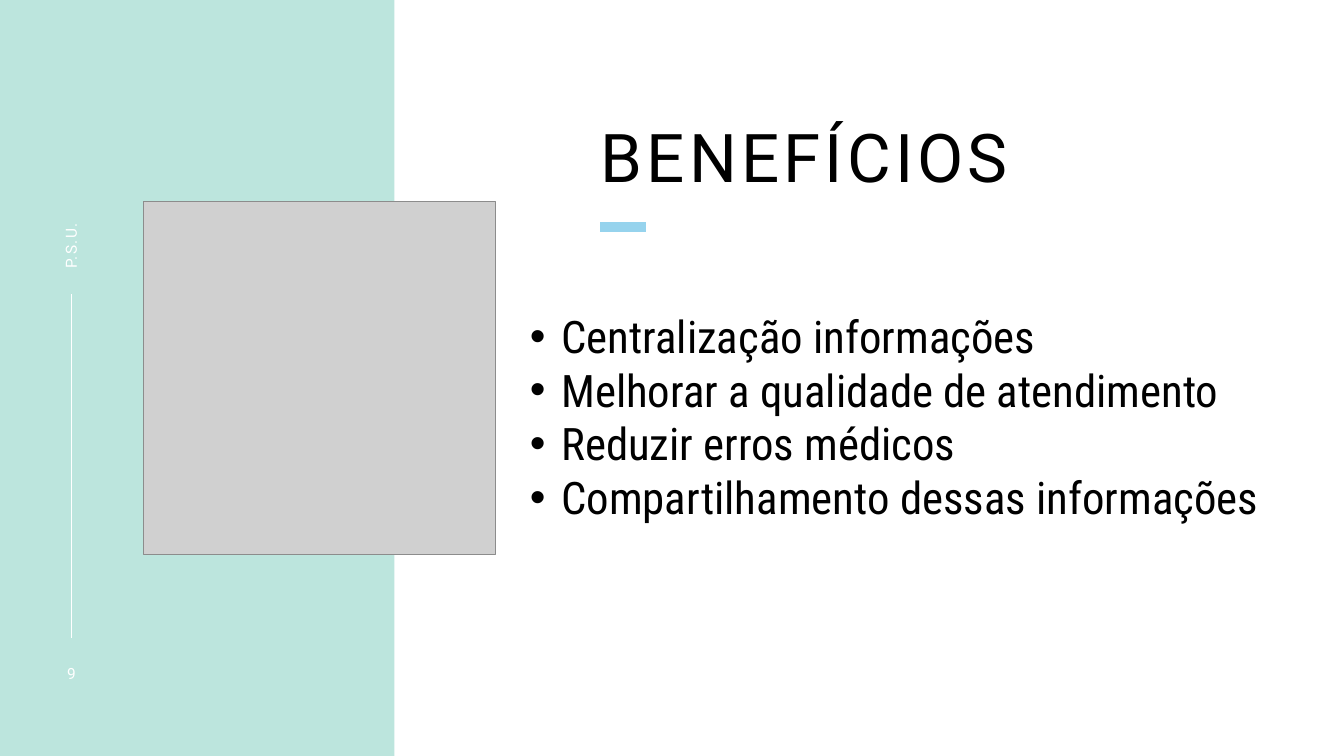
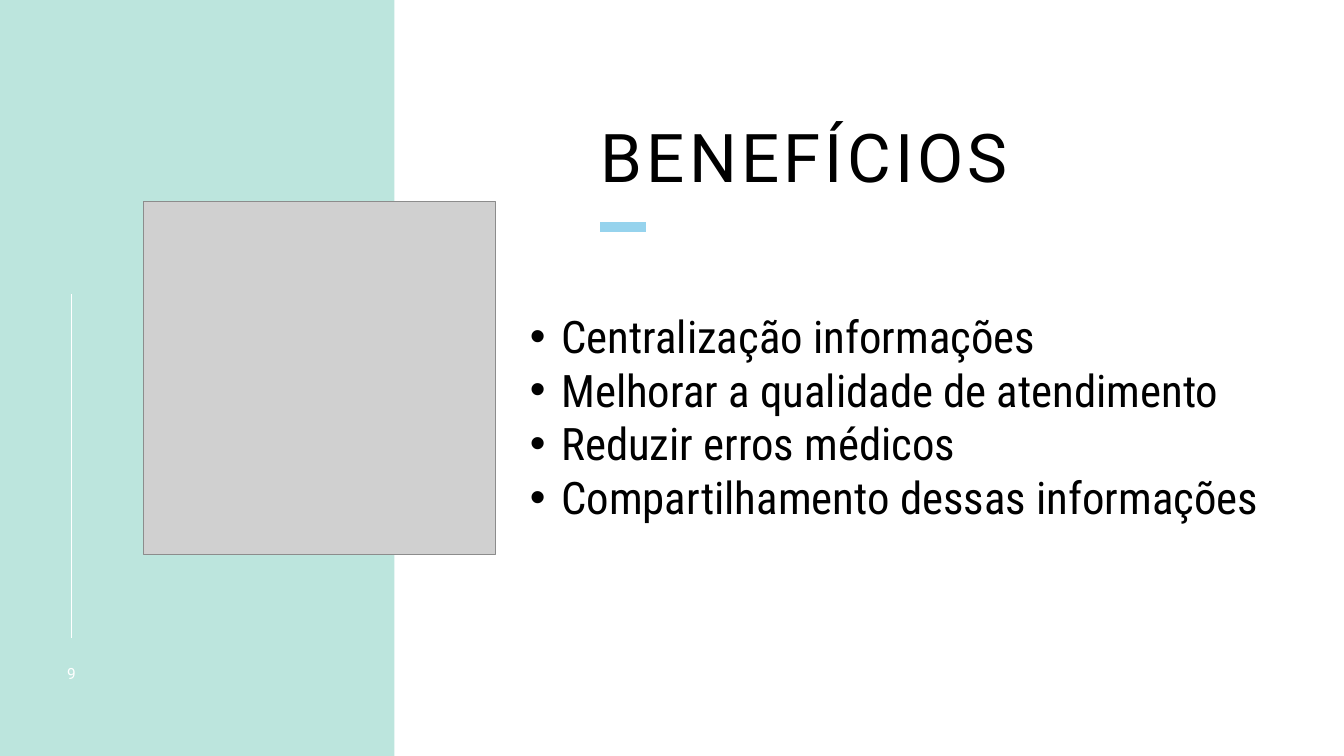
Before and after one commit to tbgbarros/PI-2-DSM2SEM, a slide deck: slide 9 of APRESENTAÇÕES/PSU.pptx. Drawn at 1344x756 pixels with LibreOffice and Linux fonts; fonts in the diff are those of the drawing; grey boxes stand for pictures. Boxes give left, top, right and bottom in pixels: in the first picture for what was removed or moved away, otherwise in the second. Text is boxed around its words. In the diff, an @@ line names an element or a change of style, - is before the commit and + after.

```diff
--- a/APRESENTAÇÕES/PSU.pptx
+++ b/APRESENTAÇÕES/PSU.pptx
@@ text removed at (61, 229, 81, 267) @@
-P.S.U.
```
Also in this commit, not shown: 6 other slides changed.
